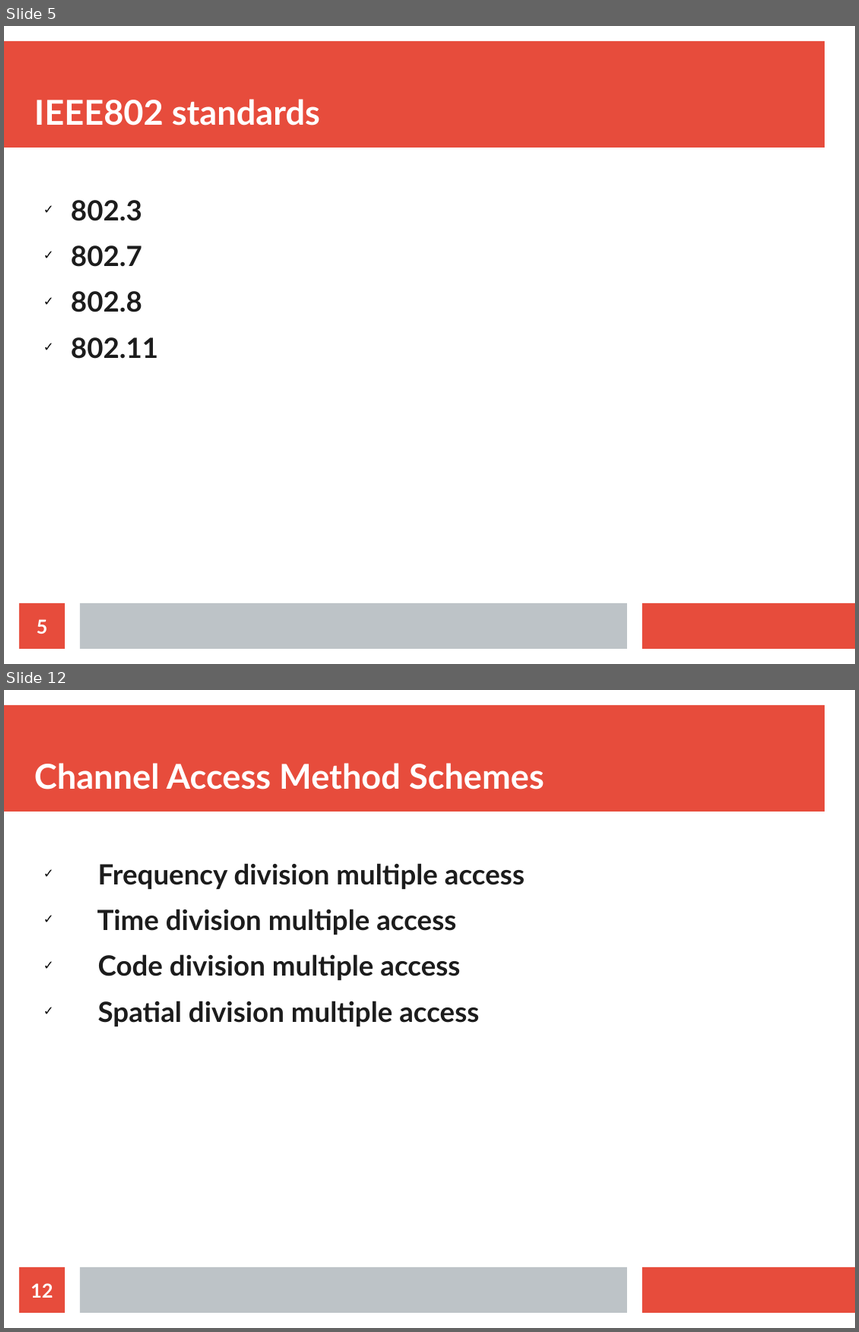
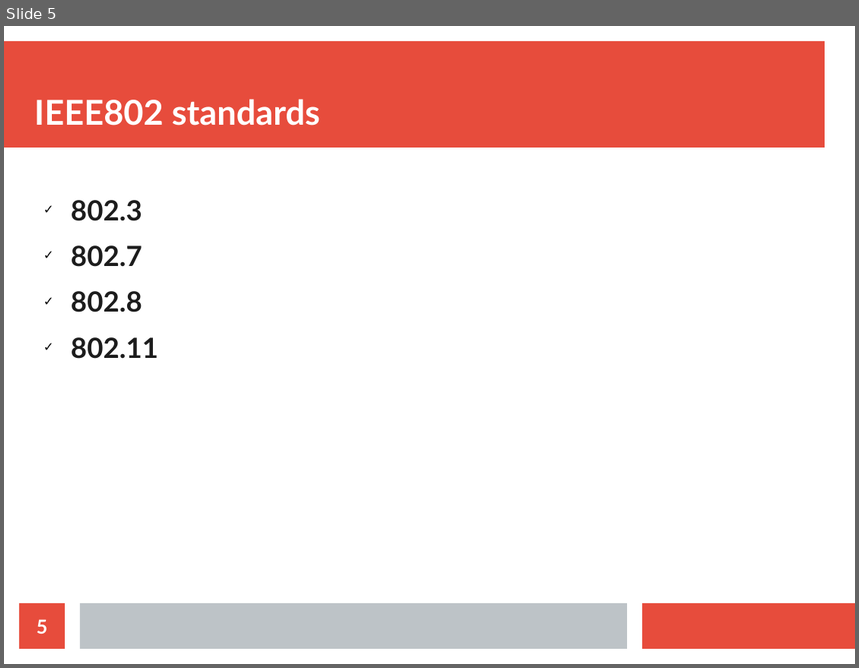
Before and after one commit to sunil11101/CN_Presentation_Section_C, a slide deck: CN PRESENTATION.odp. Shown one above the other, each under a label of ours: slides 5 and 12 before the commit, slide 5 after it; the slides between them are not shown. The pictures are 859x1332 and 859x668 pixels, drawn with LibreOffice and Linux fonts; fonts in the diff are those of the drawing. Boxes give left, top, right and bottom in pixels: in the first picture for what was removed or moved away, otherwise in the second. Text is boxed around its words. In the diff, an @@ line names an element or a change of style, - is before the commit and + after.

```diff
--- a/CN PRESENTATION.odp
+++ b/CN PRESENTATION.odp
@@ slide 12 removed at (x1=4, y1=690, x2=855, y2=1328), background #FFFFFF; not listed: 3 template elements that a slide beside it also shows @@
@@ title removed at (x1=34, y1=763, x2=544, y2=790) @@
-Channel Access Method Schemes
@@ text removed at (x1=97, y1=863, x2=525, y2=1027) @@
-✓ Frequency division multiple access
-✓ Time division multiple access
-✓ Code division multiple access
-✓ Spatial division multiple access
@@ page number removed at (x1=19, y1=1268, x2=65, y2=1313) @@
-12
```
Also in this commit, not shown: 1 slide changed, 12 other slides removed.
